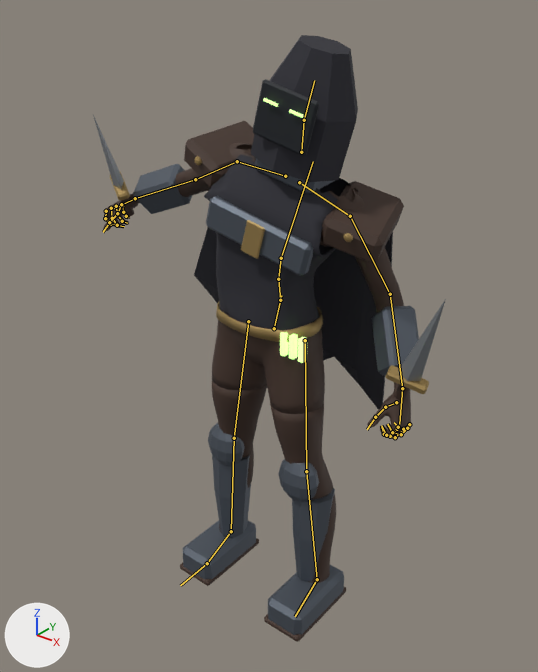
The FBX model MobileGame/Assets/Art/DarkFantasy/Models/Rogue_Man.fbx, before and after one commit.
Camera for both pictures: a 50 mm lens placed at (1.328, -1.69, 2.015), pointed at (-0.032, 0.011, 0.961). The axes (+X, +Y, +Z) are drawn at lower left. The lights are the same throughout. The older version comes first. Both versions are drawn at frame 7 of the action 'Rogue_ManSkeleton|Attack'; the numbers are the values there. The bones that change, and the others that lie on the model, are drawn over the model as lines.

In view in the first picture: 'Rogue_Man'.
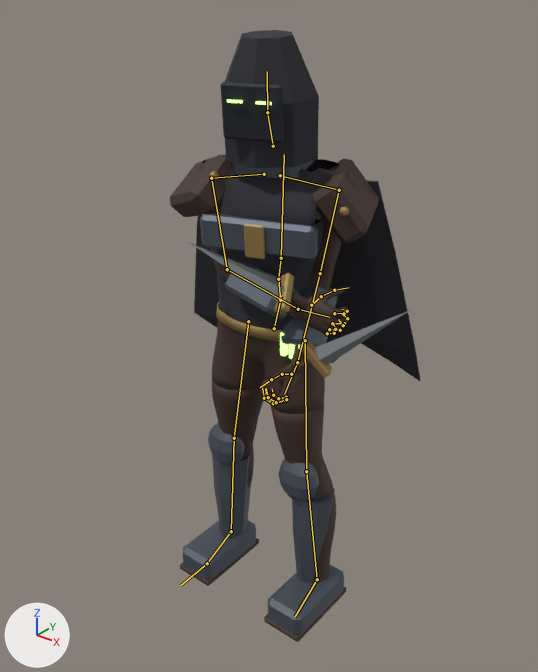
Where the change shows, as pixel boxes [x1, y1, x2, y2] in the pictures (538 x 672 px):
'Rogue_Man', posed (29% narrower)
    before: [93, 35, 446, 642]
    after: [170, 30, 420, 642]
bone 'spine_03', root to tip
    before: (281, 258) to (313, 161)
    after: (281, 258) to (284, 154)
bone 'upperarm_l', root to tip
    before: (350, 216) to (390, 294)
    after: (339, 190) to (320, 273)
bone 'upperarm_r', root to tip
    before: (237, 161) to (195, 179)
    after: (211, 178) to (227, 269)
bone 'lowerarm_r', root to tip
    before: (195, 179) to (135, 198)
    after: (227, 269) to (298, 309)

The change in detail:
Bone 'spine_03' (bone_spine_03) turns from (0, 9, -15) to (5, 18, 3) degrees about its own x, y and z.
Bone 'upperarm_l' (bone_upperarm_l) turns from (-16, -1, -2) to (-4, -6, -53) degrees about its own x, y and z.
Bone 'upperarm_r' (bone_upperarm_r) turns from (-20, 2, -9) to (21, -46, 41) degrees about its own x, y and z.
Bone 'lowerarm_r' (bone_lowerarm_r) turns from (-22, 0, 0) to (14, -6, 24) degrees about its own x, y and z.
